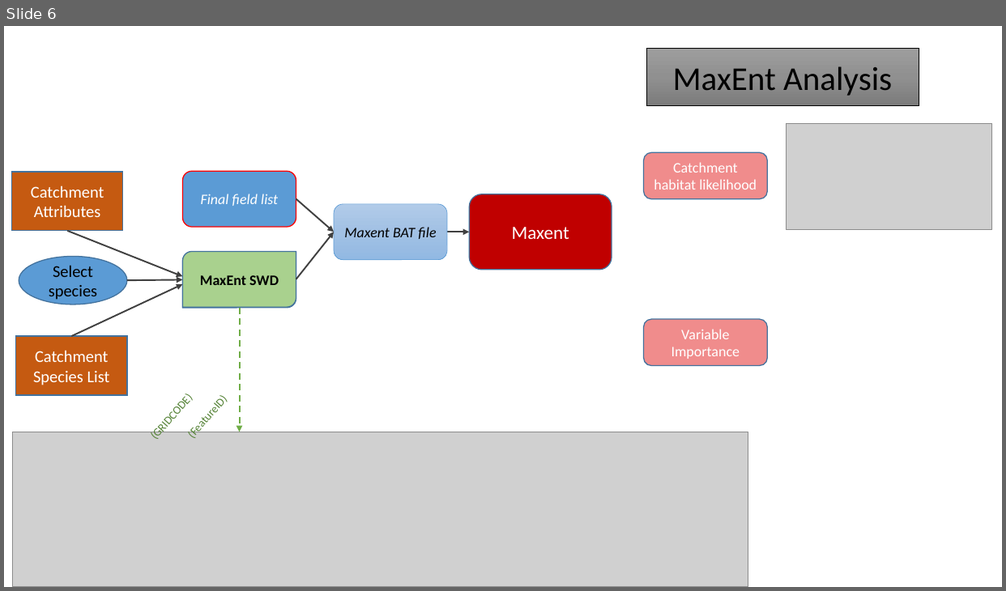
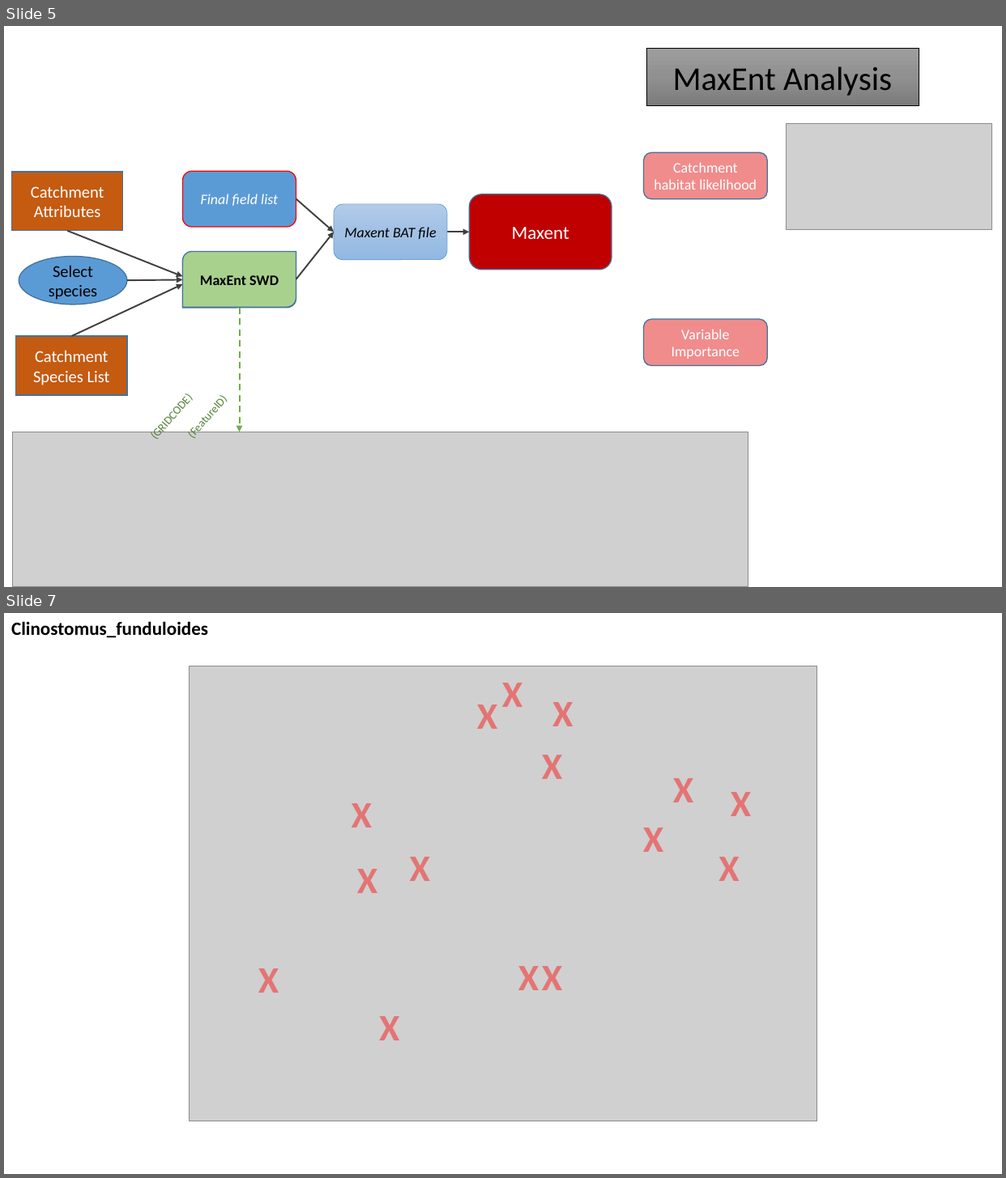
Before and after one commit to Duke-NSOE/EEP, a slide deck: Docs/HabModelWorkflow.pptx. Shown one above the other, each under a label of ours: slide 6 before the commit, slides 5 and 7 after it; the slides between them are not shown. The pictures are 1006x591 and 1006x1178 pixels, drawn with LibreOffice and Linux fonts; fonts in the diff are those of the drawing; grey boxes stand for pictures. Boxes give left, top, right and bottom in pixels: in the first picture for what was removed or moved away, otherwise in the second. Text is boxed around its words. In the diff, an @@ line names an element or a change of style, - is before the commit and + after.

```diff
--- a/Docs/HabModelWorkflow.pptx
+++ b/Docs/HabModelWorkflow.pptx
@@ slide 7 added at (4,613,1002,1174), background #FFFFFF @@
@@ text added at (11,621,208,638), 18 pt, text #000000, bold @@
+Clinostomus_funduloides
@@ picture added at (189,666,817,1121) @@
@@ text added at (502,683,522,707), 36 pt, text #FF0000 at 44% opacity, bold @@
+X
@@ text added at (477,705,497,729), 36 pt, text #FF0000 at 44% opacity, bold @@
+X
@@ text added at (552,702,573,726), 36 pt, text #FF0000 at 44% opacity, bold @@
+X
@@ text added at (542,755,562,779), 36 pt, text #FF0000 at 44% opacity, bold @@
+X
@@ text added at (673,778,693,803), 36 pt, text #FF0000 at 44% opacity, bold @@
+X
@@ text added at (351,803,372,828), 36 pt, text #FF0000 at 44% opacity, bold @@
+X
@@ text added at (731,792,751,816), 36 pt, text #FF0000 at 44% opacity, bold @@
+X
@@ text added at (643,828,663,852), 36 pt, text #FF0000 at 44% opacity, bold @@
+X
@@ text added at (357,869,377,893), 36 pt, text #FF0000 at 44% opacity, bold @@
+X
@@ text added at (410,857,430,881), 36 pt, text #FF0000 at 44% opacity, bold @@
+X
@@ text added at (718,857,739,881), 36 pt, text #FF0000 at 44% opacity, bold @@
+X
@@ text added at (258,969,279,993), 36 pt, text #FF0000 at 44% opacity, bold @@
+X
@@ text added at (518,966,539,990), 36 pt, text #FF0000 at 44% opacity, bold @@
+X
@@ text added at (542,966,562,990), 36 pt, text #FF0000 at 44% opacity, bold @@
+X
@@ text added at (379,1016,399,1041), 36 pt, text #FF0000 at 44% opacity, bold @@
+X
@@ what was slide 6 is now slide 5 @@
```
Also in this commit, not shown: 8 other slides added, 2 slides removed.
